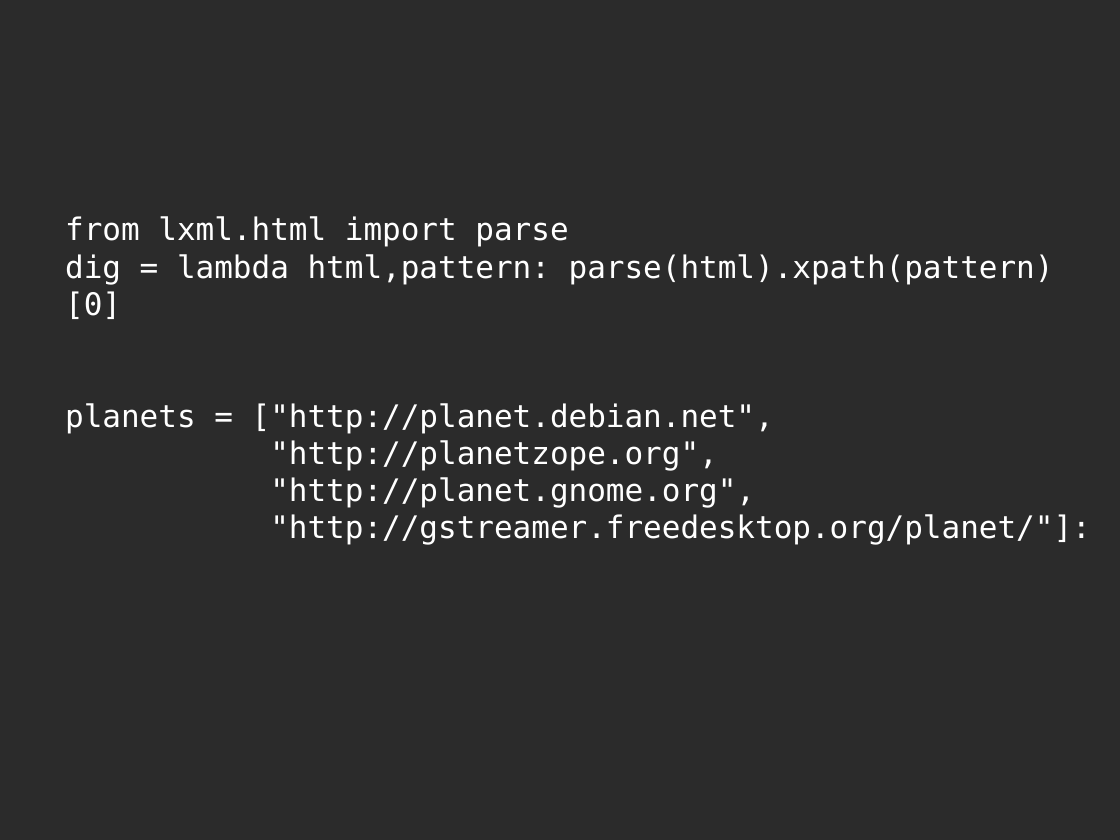
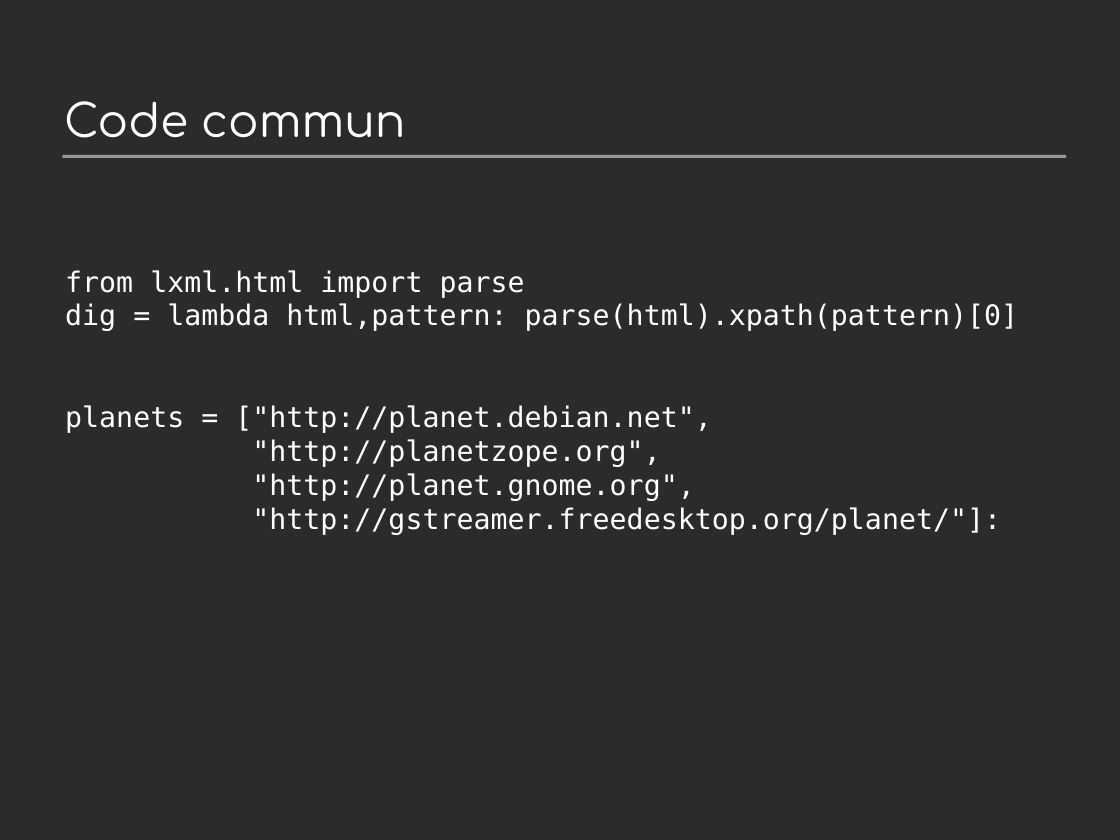
Before and after one commit to jdb/jdb.github.com, a slide deck: slide 6 of imap_idle/pycon-presentation/imap-idle-makingoff.odp. Drawn at 1120x840 pixels with LibreOffice and Linux fonts; fonts in the diff are those of the drawing; background and template pictures are left out; a plain dark background stands for a picture behind light text. Boxes give left, top, right and bottom in pixels: in the first picture for what was removed or moved away, otherwise in the second. Text is boxed around its words. In the diff, an @@ line names an element or a change of style, - is before the commit and + after.

```diff
--- a/imap_idle/pycon-presentation/imap-idle-makingoff.odp
+++ b/imap_idle/pycon-presentation/imap-idle-makingoff.odp
@@ title added at [64, 101, 405, 138], 32 pt, text #FFFFFF @@
+Code commun
@@ line added from (62, 157) to (1066, 157), #999999 2.15 pt @@
@@ title "from lxml.html import parse dig ...": place and size @@
-title "from lxml.html import parse dig ..." at [65, 216, 1091, 545]
+title "from lxml.html import parse dig ..." at [65, 270, 1018, 535]
@@ title "from lxml.html import parse dig ..." at [65, 270, 1018, 535]: size 22 to 20 pt @@
```
Also in this commit, not shown: 6 other slides changed, 27 slides added, 9 slides removed, 3 other files.
